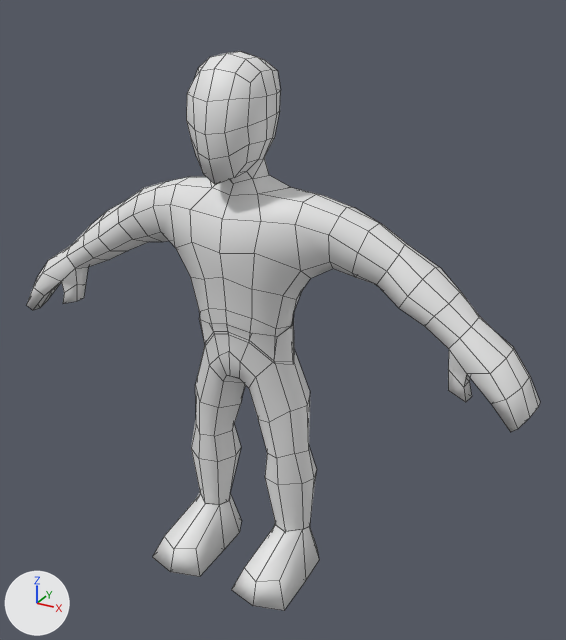
One commit to the Blender file SurviveWalk/Assets/Models/Characters/IcarusPlayer/Icarus.blend: the scene before it, then after it.
One viewpoint serves both versions: a camera (50 mm lens) standing at (1.39, -2.22, 2.17) and looking at (0.14, 0.06, 1.03). The axes (+X, +Y, +Z) are drawn at lower left. The lights are the same throughout. Mesh edges are drawn as thin lines.

In view in the first picture: 'Arms', 'Chest', 'Foot', 'Hands', 'Head', 'Legs', 'Neck'.
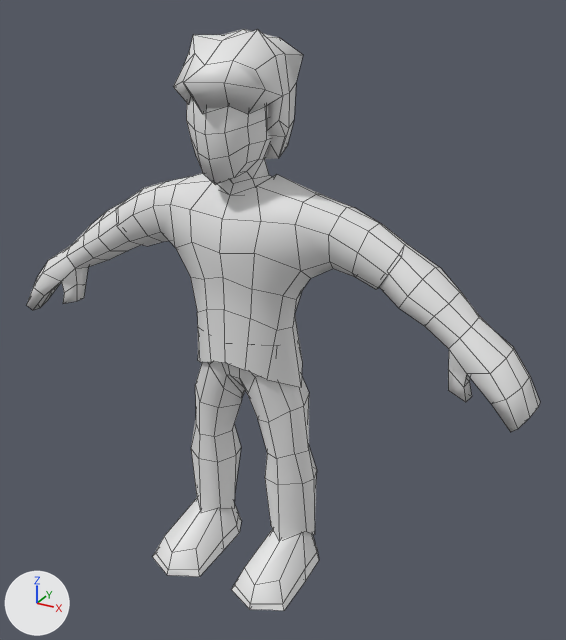
Where the newer file only moved an object's origin or applied its transform, the numbers keep the older frame.

What differs and where, as boxes (x1, y1, x2, y2) in the pictures (566 x 640 px; the box of a moved part takes in the faces that stretch with it):
'Chest', reshaped (16% taller): before (118, 177, 407, 361); after (116, 173, 407, 387)
'Legs', reshaped: before (191, 313, 317, 532); after (191, 362, 317, 540)
'Hair', added: after (173, 29, 303, 159)
'Foot', reshaped: before (153, 493, 319, 611); after (153, 498, 319, 611)
part 1 of me_cube_004, moved or reshaped: before (191, 277, 302, 361); after (191, 277, 302, 387)
part 2 of me_cube_004, moved or reshaped: before (118, 189, 405, 285); after (116, 189, 405, 289)
part 3 of me_cube_004, moved or reshaped: before (170, 177, 324, 224); after (170, 173, 324, 224)
part 4 of me_cube_003, moved or reshaped: before (195, 313, 310, 454); after (195, 362, 309, 454)
part 5 of me_cube_003, moved or reshaped: before (191, 419, 317, 532); after (191, 418, 317, 540)

Diff of the bpy script that builds the scene:
```diff
--- a/SurviveWalk/Assets/Models/Characters/IcarusPlayer/Icarus.blend.py
+++ b/SurviveWalk/Assets/Models/Characters/IcarusPlayer/Icarus.blend.py
@@ me_cube_004 @@
-me_cube_004.from_pydata(...)  # 66 vertices, 52 faces; spans x 0.0..0.571, y -0.129..0.194, z 0.874..1.522
-me_cube_004.vertices[0].co = (0.505, 0.031, 1.248)  # pixel (376, 284)
-me_cube_004.vertices[4].co = (0.571, 0.039, 1.359)  # pixel (398, 254)
-me_cube_004.vertices[10].co = (0.546, 0.005, 1.311)  # pixel (386, 271)
-me_cube_004.vertices[12].co = (0.471, 0.091, 1.226)  # pixel (374, 283)
+me_cube_004.from_pydata(...)  # 66 vertices, 52 faces; spans x 0.0..0.582, y -0.129..0.23, z 0.793..1.56
+# me_cube_004 part 1: 14 of 66 vertices moved; they spanned x 0.0..0.189, y -0.103..0.183, z 0.874..1.106 and now span x 0.0..0.228, y -0.118..0.23, z 0.793..1.109; mean shift (0.006, 0.001, -0.039); largest move (0.0, -0.091, 1.007) -> (0.0, -0.118, 0.905)
+# me_cube_004 part 2
+me_cube_004.vertices[0].co = (0.513, 0.023, 1.24)  # pixel (378, 288)
+me_cube_004.vertices[4].co = (0.582, 0.037, 1.356)  # pixel (401, 256)
+me_cube_004.vertices[10].co = (0.551, 0.002, 1.3)  # pixel (387, 275)
+me_cube_004.vertices[12].co = (0.481, 0.088, 1.207)  # pixel (376, 289)
+# me_cube_004 part 3: 4 of 66 vertices moved; they spanned x 0.0..0.164, y -0.027..0.144, z 1.483..1.522 and now span x 0.0..0.109, y -0.024..0.141, z 1.506..1.56; mean shift (-0.023, -0.002, 0.028); largest move (0.164, 0.068, 1.522) -> (0.109, 0.07, 1.56)
@@ me_cube_003 @@
 # used by ob_legs; location = (0.0, 0.0, 0.0); scale = (1.01, 1.01, 1.01)
-me_cube_003.from_pydata(...)  # 61 vertices, 50 faces; spans x 0.0..0.273, y -0.1..0.183, z 0.157..1.039
+me_cube_003.from_pydata(...)  # 61 vertices, 50 faces; spans x 0.0..0.28, y -0.109..0.192, z 0.126..0.974
+# me_cube_003 part 4: 32 of 61 vertices moved; they spanned x 0.0..0.242, y -0.1..0.183, z 0.671..1.039 and now span x 0.0..0.229, y -0.109..0.192, z 0.665..0.974; mean shift (0.0, 0.0, -0.033); largest move (0.149, 0.117, 1.039) -> (0.152, 0.122, 0.963)
+# me_cube_003 part 5: 16 of 61 vertices moved; they spanned x 0.078..0.273, y -0.057..0.154, z 0.157..0.402 and now span x 0.078..0.28, y -0.057..0.155, z 0.126..0.401; mean shift (0.0, -0.001, -0.01); largest move (0.189, -0.017, 0.158) -> (0.184, -0.055, 0.133)
@@ me_cube_000 @@
-me_cube_000.from_pydata(...)  # 23 vertices, 18 faces; spans x 0.074..0.308, y -0.274..0.168, z -0.007..0.161
+me_cube_000.from_pydata(...)  # 33 vertices, 28 faces; spans x 0.074..0.308, y -0.295..0.168, z -0.007..0.161
+# me_cube_000 part 6
+# 10 faces are deleted
+# 2 vertices move from x 0.189..0.191, y -0.274..-0.245, z -0.006..0.087 to x 0.189..0.191, y -0.295..-0.257, z -0.006..0.079
+# 10 vertices are added at x 0.083..0.298, y -0.288..0.155, z 0.015..0.038
+# 10 new faces join them
+# 10 new faces join them, smooth
@@ ob_hair @@
+ob_hair = bpy.data.objects.new('Hair', me_cube_001)  # 110 vertices, 110 faces; spans x -0.181..0.175, y -0.282..0.205, z -0.27..0.191
+ob_hair.location = (0.003, 0.033, 1.834)
```
